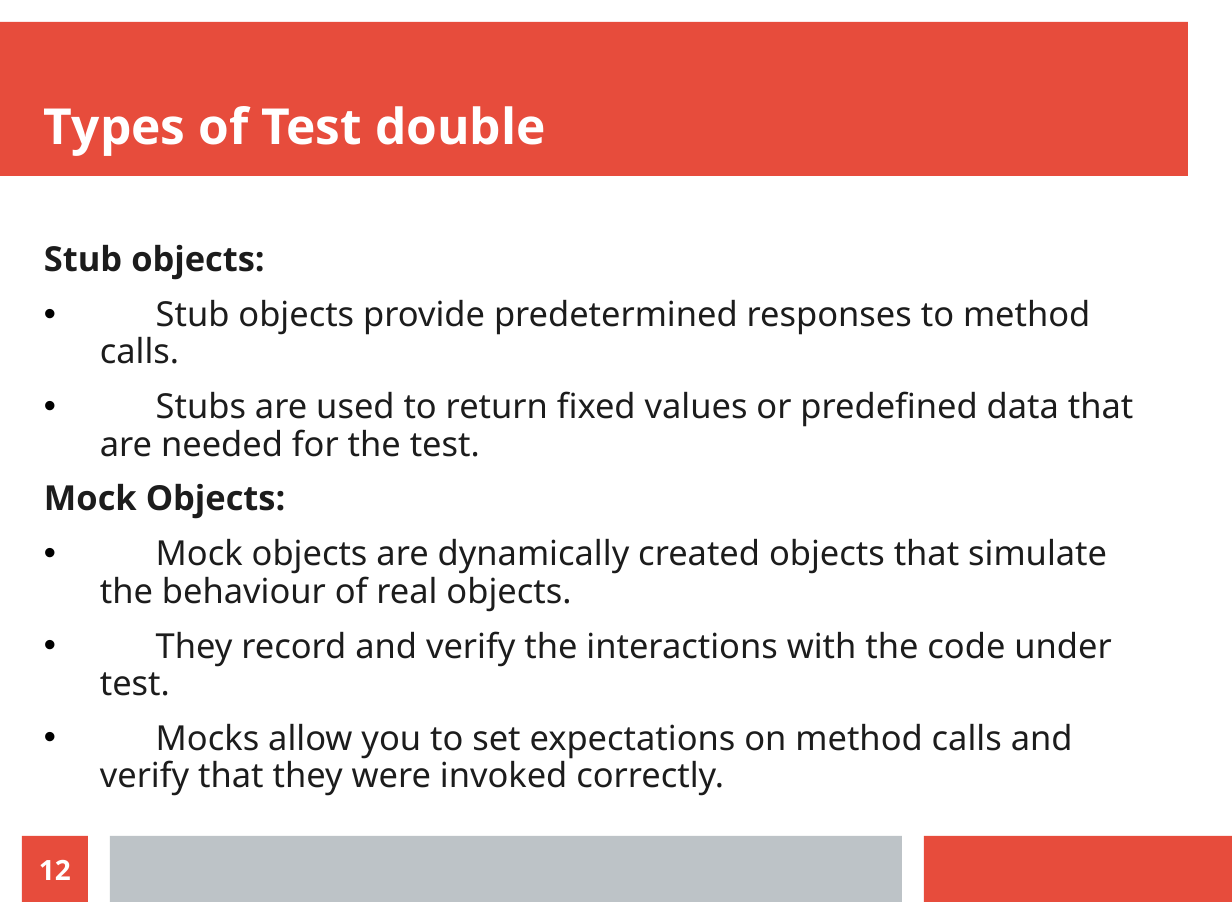
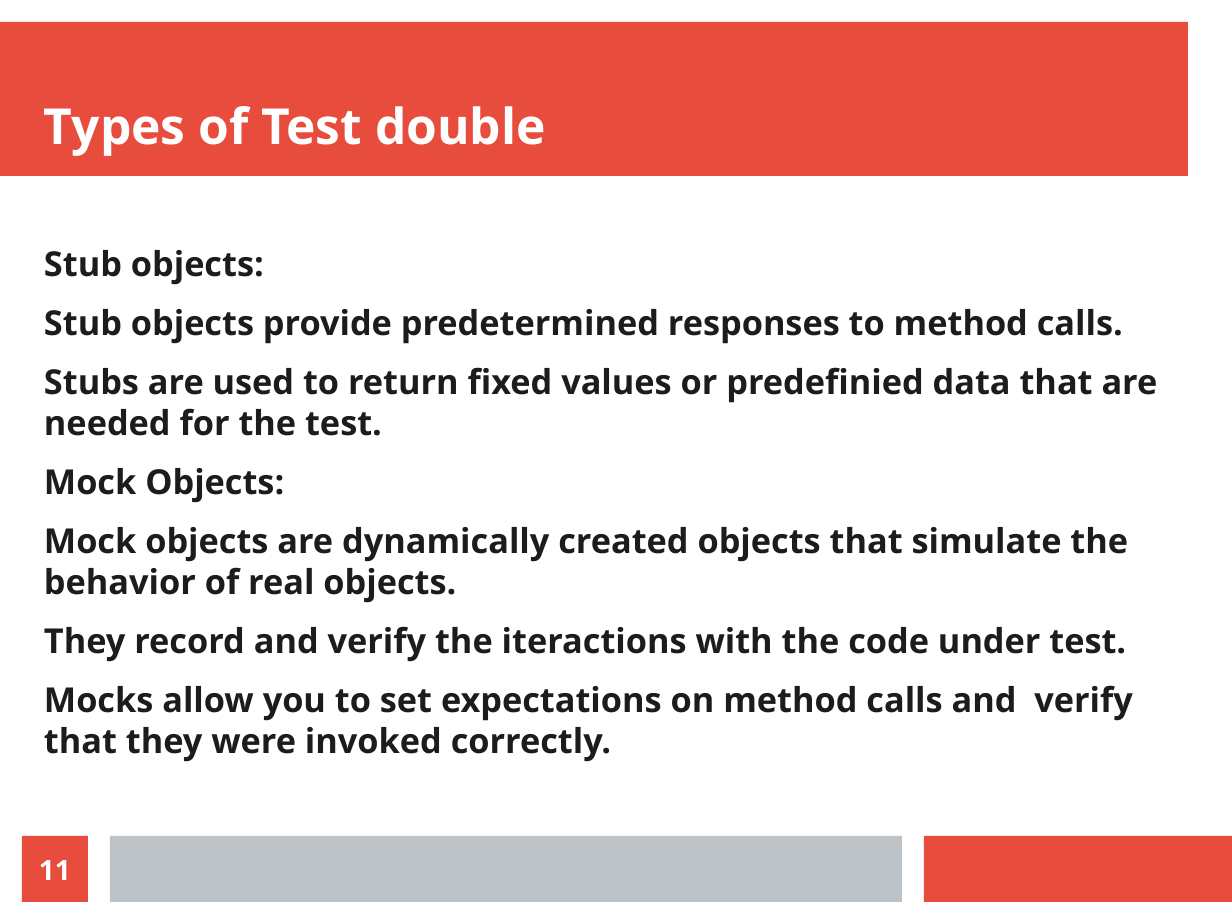
Before and after one commit to DineshArumug/Visteon_JUnit, a slide deck: slide 11 of Unit testing'.odp (slide 12 before the commit). Drawn at 1232x924 pixels with LibreOffice and Linux fonts; fonts in the diff are those of the drawing. Boxes give left, top, right and bottom in pixels: in the first picture for what was removed or moved away, otherwise in the second. Text is boxed around its words. In the diff, an @@ line names an element or a change of style, - is before the commit and + after.

```diff
--- a/Unit testing'.odp
+++ b/Unit testing'.odp
@@ text at [44, 250, 1133, 762]: size 22.2 to 22.1 pt in "Stub objects:", "Stub objects provide predetermined responses to method ...", "Mock Objects:", "Mocks allow you to set expectations on ..."; bold on in "Stub objects provide predetermined responses to method ...", "Mocks allow you to set expectations on ..."; line spacing 0.9 to 1; bullet • to none @@
@@ text at [44, 367, 1158, 436]: text changed; size 22.2 to 22.1 pt; bold on @@
-• Stubs are used to return fixed values or predefined data that are needed for the test.
+Stubs are used to return fixed values or predefinied data that are needed for the test.
@@ text at [44, 527, 1128, 662]: text changed; size 22.2 to 22.1 pt; bold on @@
-• Mock objects are dynamically created objects that simulate the behaviour of real objects.
-• They record and verify the interactions with the code under test.
+Mock objects are dynamically created objects that simulate the behavior of real objects.
+They record and verify the iteractions with the code under test.
@@ page number at [39, 860, 71, 880]: text changed @@
-12
+11
```
Also in this commit, not shown: 11 other slides changed, 1 slide removed, 2 other files.
